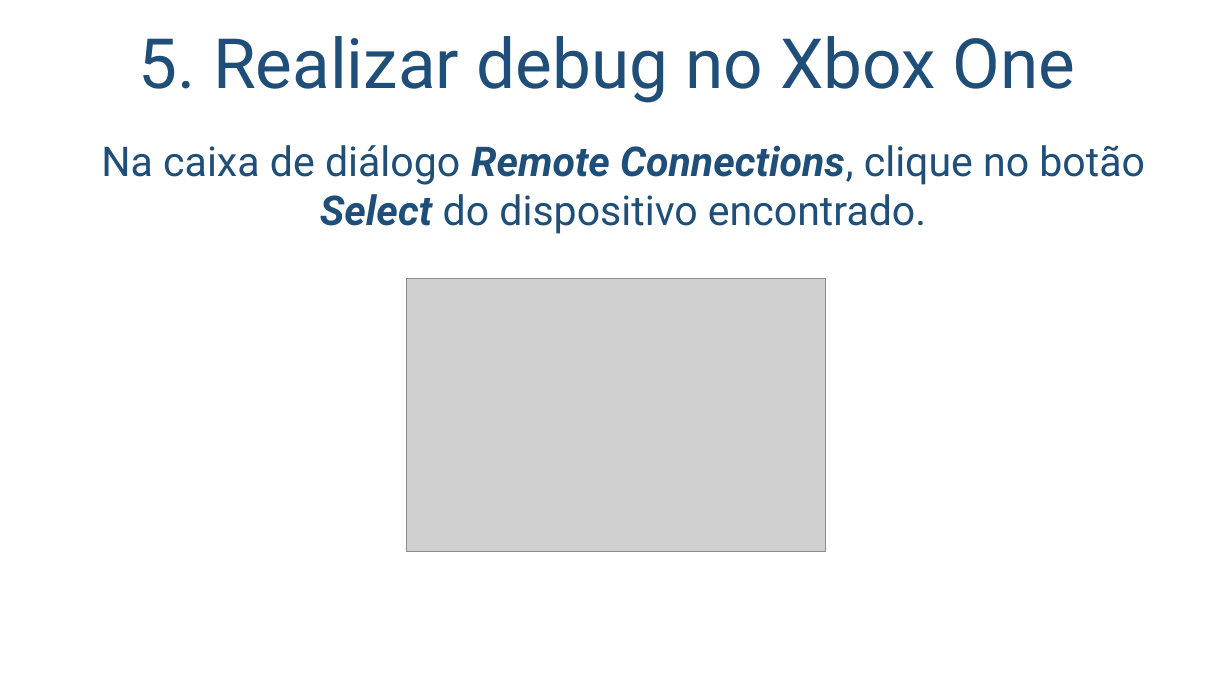
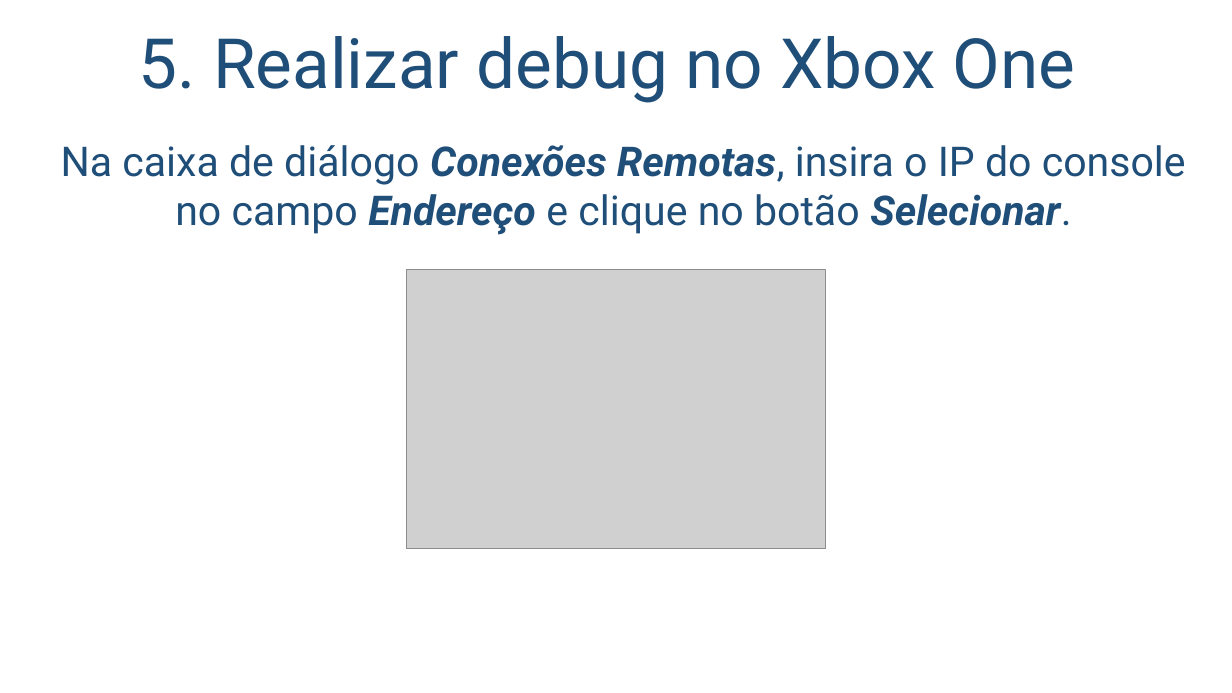
Before and after one commit to salmo-jr/public-slides, a slide deck: slide 20 of building-games-for-XboxOne.pptx. Drawn at 1232x693 pixels with LibreOffice and Linux fonts; fonts in the diff are those of the drawing; grey boxes stand for pictures; background and template pictures are left out. Boxes give left, top, right and bottom in pixels: in the first picture for what was removed or moved away, otherwise in the second. Text is boxed around its words. In the diff, an @@ line names an element or a change of style, - is before the commit and + after.

```diff
--- a/building-games-for-XboxOne.pptx
+++ b/building-games-for-XboxOne.pptx
@@ text at (61, 145, 1186, 235): text changed @@
-Na caixa de diálogo Remote Connections, clique no botão Select do dispositivo encontrado.
+Na caixa de diálogo Conexões Remotas, insira o IP do console no campo Endereço e clique no botão Selecionar.
@@ picture: place and size @@
-picture at (407, 279, 826, 552)
+picture at (407, 270, 826, 549)
```
Also in this commit, not shown: 8 other slides changed.
